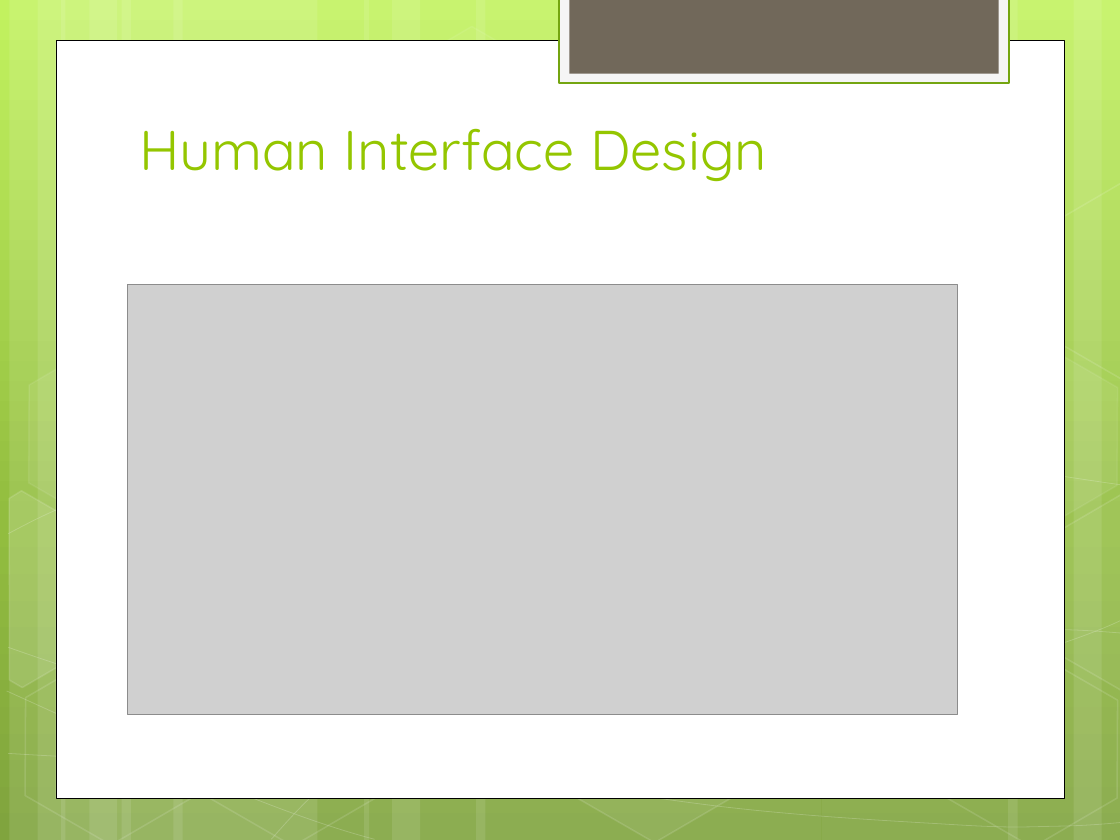
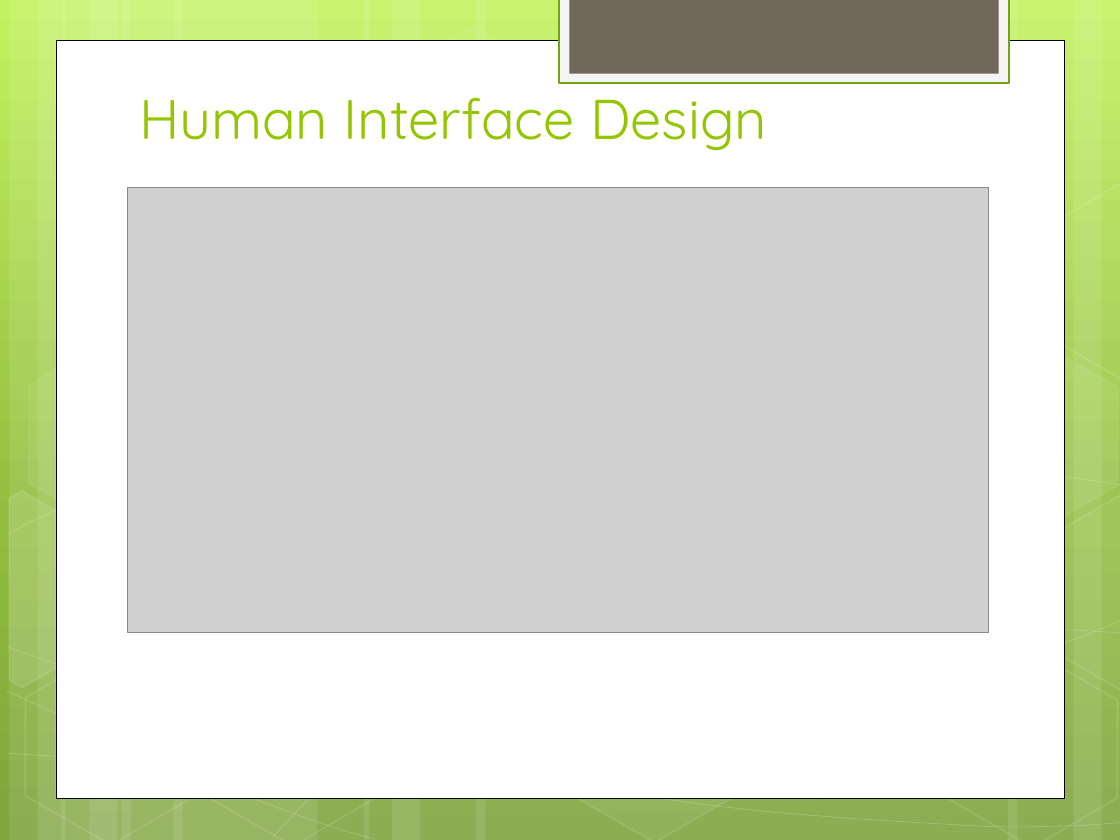
Before and after one commit to hiyenwong/cs679-b1-class-project, a slide deck: slide 36 of deliverables/final/Final Presentation.pptx (slide 31 before the commit). Drawn at 1120x840 pixels with LibreOffice and Linux fonts; fonts in the diff are those of the drawing; grey boxes stand for pictures. Boxes give left, top, right and bottom in pixels: in the first picture for what was removed or moved away, otherwise in the second. Text is boxed around its words. In the diff, an @@ line names an element or a change of style, - is before the commit and + after.

```diff
--- a/deliverables/final/Final Presentation.pptx
+++ b/deliverables/final/Final Presentation.pptx
@@ text "Human Interface Design" rewrapped from (139,128,767,182) to (139,82,767,151) @@
@@ picture: place and size @@
-picture at (128,284,958,715)
+picture at (128,187,988,633)
```
Also in this commit, not shown: 13 other slides changed, 6 slides added, 2 slides removed.
